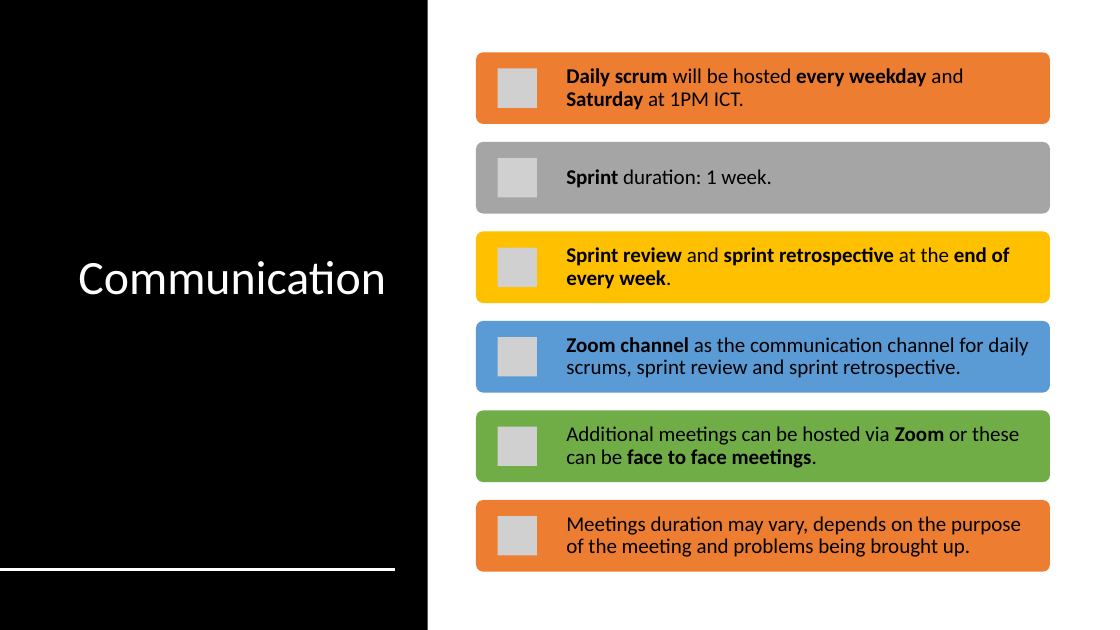
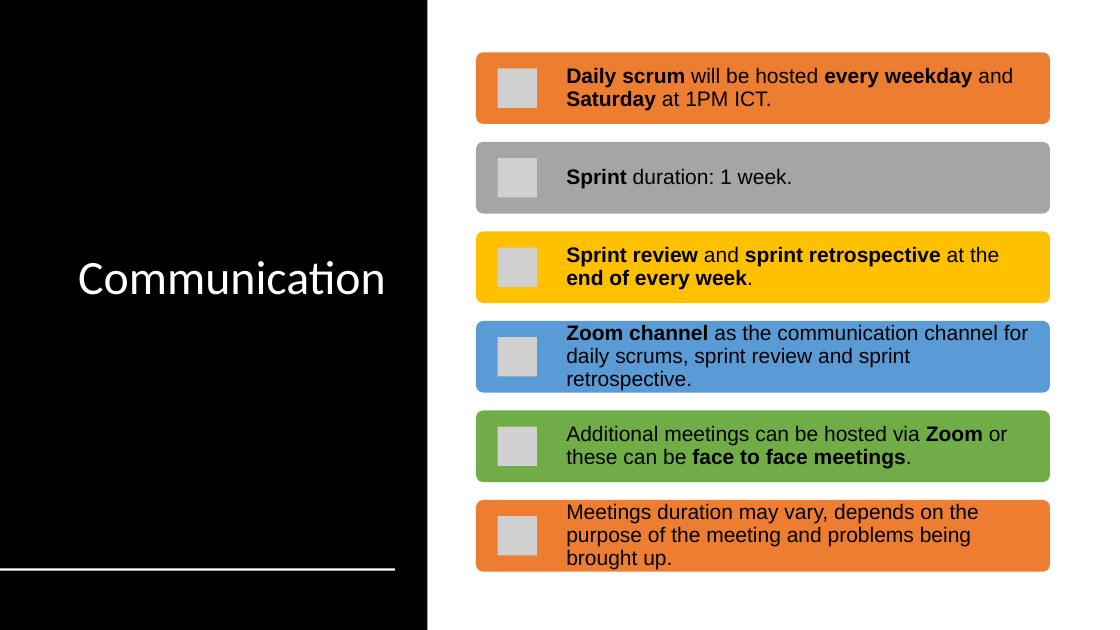
Before and after one commit to letung3105/csproject-2020-siem, a slide deck: slide 2 of SecondWeek-Presentation.pptx (slide 3 before the commit). Drawn at 1120x630 pixels with LibreOffice and Linux fonts; fonts in the diff are those of the drawing; grey boxes stand for pictures. Boxes give left, top, right and bottom in pixels: in the first picture for what was removed or moved away, otherwise in the second. Text is boxed around its words. In the diff, an @@ line names an element or a change of style, - is before the commit and + after.

```diff
--- a/SecondWeek-Presentation.pptx
+++ b/SecondWeek-Presentation.pptx
@@ font Calibri to Arial in 6 elements at (566, 67, 1013, 110), (566, 169, 793, 188), (566, 246, 999, 289), (566, 324, 1029, 390), (566, 426, 1008, 468), (566, 503, 979, 569) @@
```
Also in this commit, not shown: 3 other slides changed.
